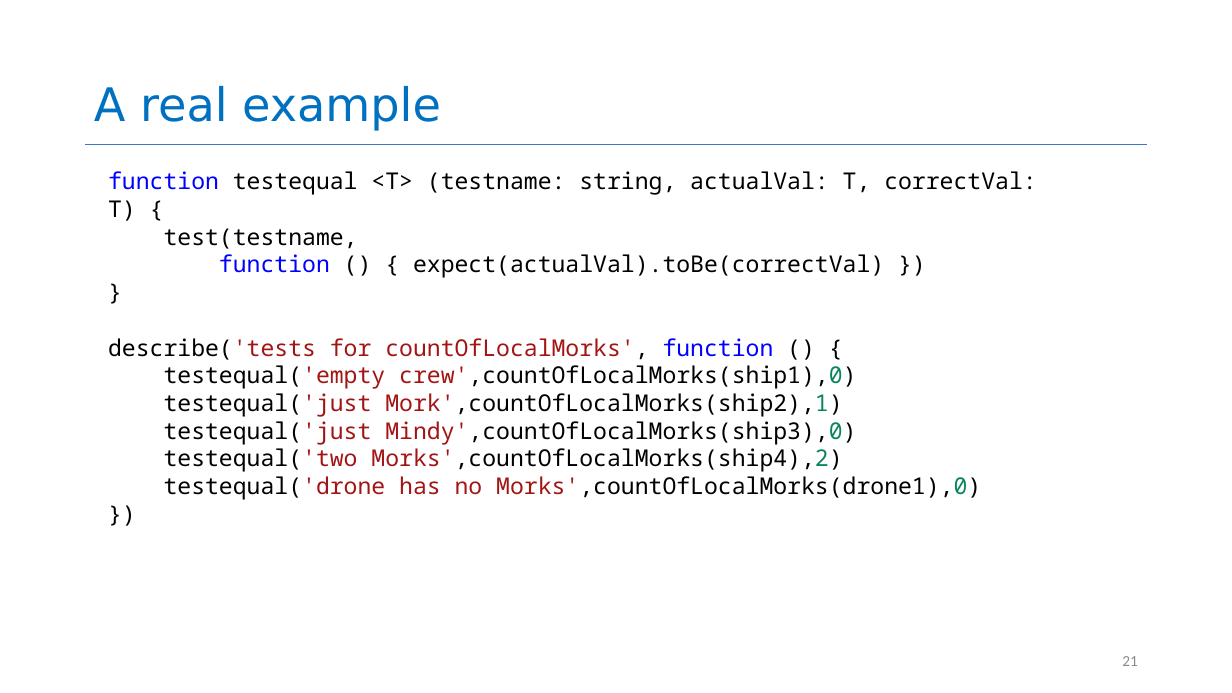
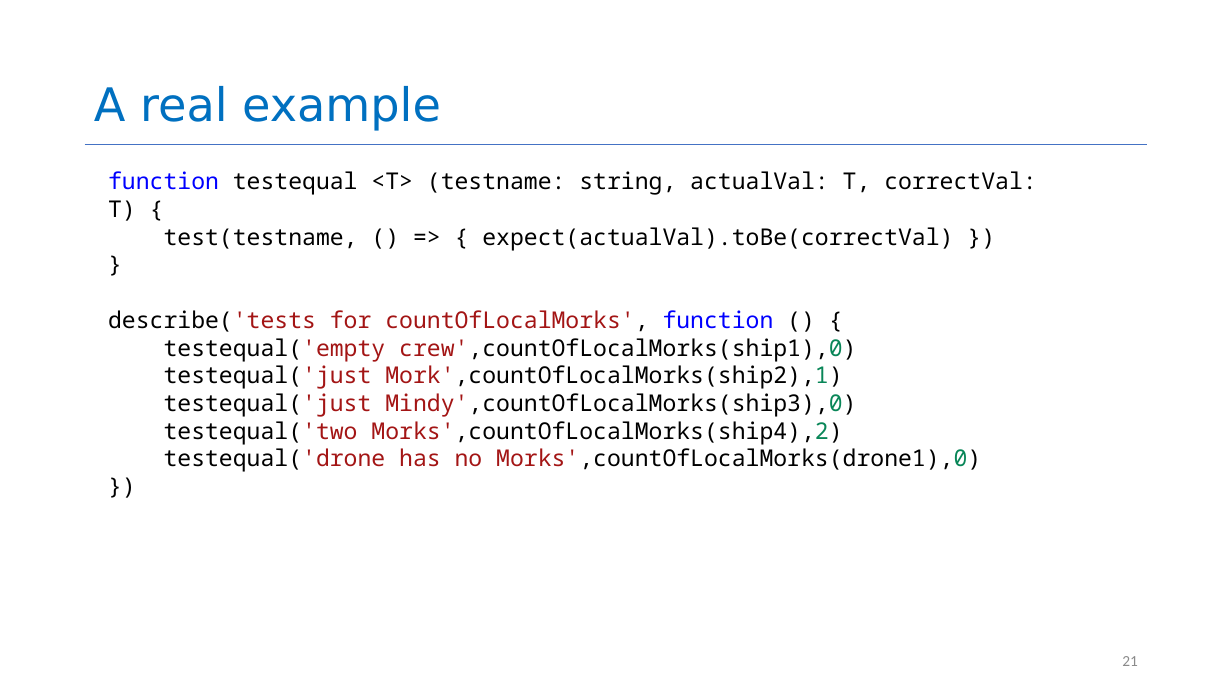
Before and after one commit to neu-se/CS4530-Spring-2023, a slide deck: slide 21 of Slides/Module 03 Code-Level Design Principles.pptx. Drawn at 1232x693 pixels with LibreOffice and Linux fonts; fonts in the diff are those of the drawing. Boxes give left, top, right and bottom in pixels: in the first picture for what was removed or moved away, otherwise in the second. Text is boxed around its words. In the diff, an @@ line names an element or a change of style, - is before the commit and + after.

Commit message:
fixed misc typos in M03 slides

```diff
--- a/Slides/Module 03 Code-Level Design Principles.pptx
+++ b/Slides/Module 03 Code-Level Design Principles.pptx
@@ text at (164, 227, 953, 250): text changed @@
-test(testname,
-function () { expect(actualVal).toBe(correctVal) })
+test(testname, () => { expect(actualVal).toBe(correctVal) })
```
Also in this commit, not shown: 7 other slides changed, 1 other file.
